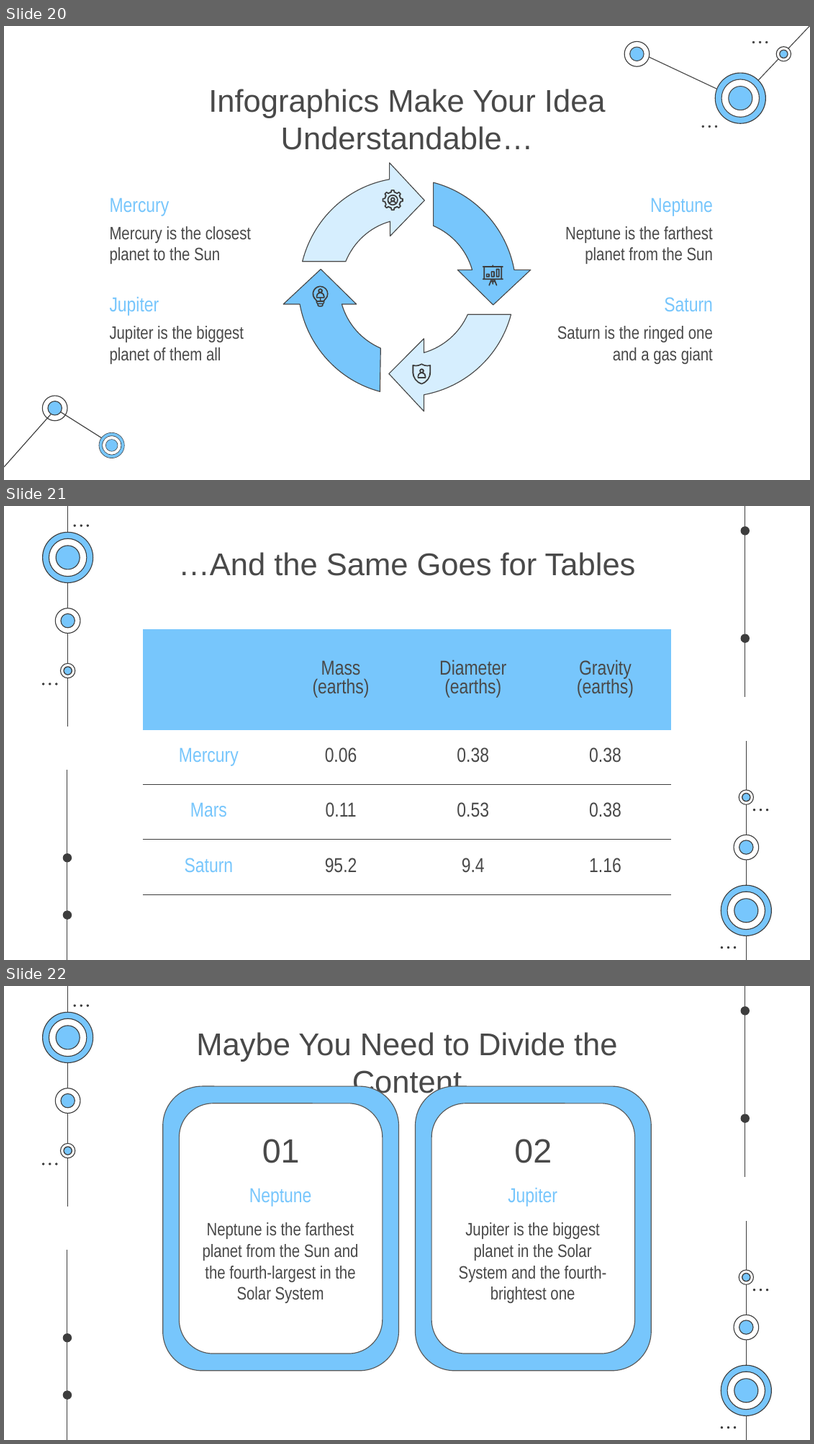
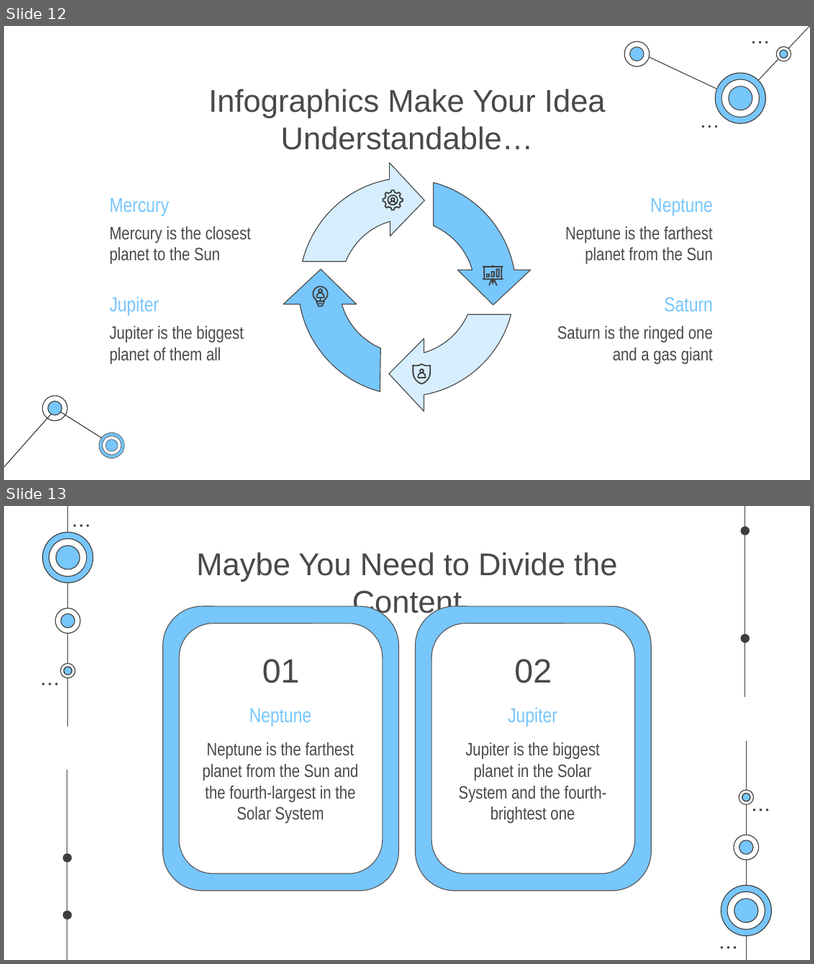
Before and after one commit to kabilan16/LoanManagement, a slide deck: Technology Consulting by Slidesgo.pptx. Shown one above the other, each under a label of ours: slides 20, 21 and 22 before the commit, slides 12 and 13 after it. The pictures are 814x1444 and 814x964 pixels, drawn with LibreOffice and Linux fonts; fonts in the diff are those of the drawing. Boxes give left, top, right and bottom in pixels: in the first picture for what was removed or moved away, otherwise in the second. Text is boxed around its words. In the diff, an @@ line names an element or a change of style, - is before the commit and + after.

```diff
--- a/Technology Consulting by Slidesgo.pptx
+++ b/Technology Consulting by Slidesgo.pptx
@@ slide 21 removed at (x1=4, y1=506, x2=810, y2=960), background #FFFFFF; not listed: 48 template elements that a slide beside it also shows @@
@@ title removed at (x1=178, y1=552, x2=636, y2=576) @@
-…And the Same Goes for Tables
@@ table removed at (x1=143, y1=628, x2=671, y2=894), 4 rows, 4 columns @@
- | Mass / (earths) | Diameter / (earths) | Gravity / (earths)
-Mercury | 0.06 | 0.38 | 0.38
-Mars | 0.11 | 0.53 | 0.38
-Saturn | 95.2 | 9.4 | 1.16
@@ what was slide 20 is now slide 12 @@
@@ what was slide 22 is now slide 13 @@
```
Also in this commit, not shown: 2 slides changed, 1 slide added, 8 other slides removed.
